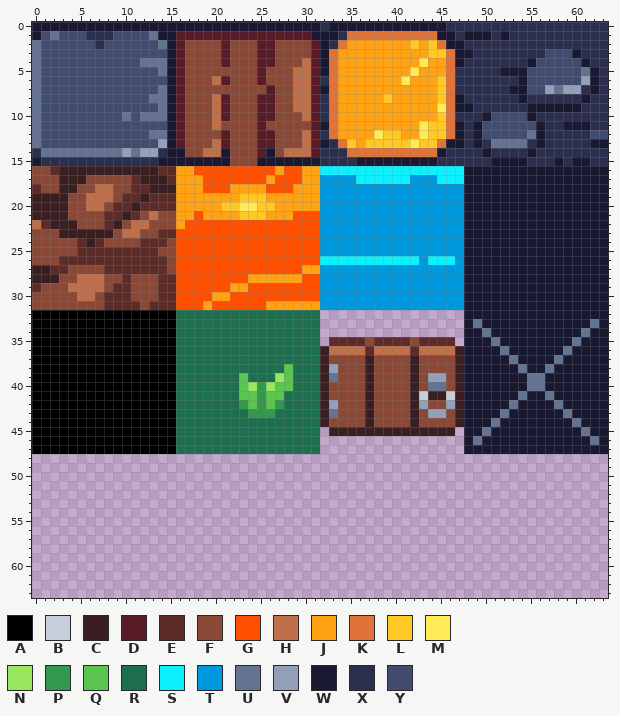
File history of a pixel-art sprite, core/assets/maps/tiles.png. That is the earlier state.
The file is 64x64 pixels.
Palette (. is transparent): A #000000  B #c7cfdd  C #391f21  D #571c27  E #5d2c28  F #8a4836  G #ff5000  H #bf6f4a  J #ffa214  K #e07438  L #ffc825  M #ffeb57  N #99e65f  P #33984b  Q #5ac54f  R #1e6f50  S #0cf1ff  T #0098dc  U #657392  V #92a1b9  W #1a1932  X #2a2f4e  Y #424c6e
Pixels before (only the part around the change), first column x 0:
28 CCCFFHHHFFEFFFEEGGGGGGGGJJJJJJGGTTTTTTTTT
29 EFFFHHHHFEEFFFEEGGGGGGJJGGGGGGGGTTTTTTTTT
30 FFFFFHHFEEEFFFEEGGGGJJGGGGGGGGGGTTTTTTTTT
31 FFFFFFFFEEEEFEEEGGGJGGGGGGJJJJJJTTTTTTTTT
32 AAAAAAAAAAAAAAAARRRRRRRRRRRRRRRR.........
33 AAAAAAAAAAAAAAAARRRRRRRRRRRRRRRR.........
34 AAAAAAAAAAAAAAAARRRRRRRRRRRRRRRR.........
35 AAAAAAAAAAAAAAAARRRRRRRRRRRRRRRR.EEEEFEEE
36 AAAAAAAAAAAAAAAARRRRRRRRRRRRRRRRCHHHHEHHH
37 AAAAAAAAAAAAAAAARRRRRRRRRRRRRRRRCFFFFCFFF
38 AAAAAAAAAAAAAAAARRRRRRRRRRRRQRRRCVFFFCFFF
39 AAAAAAAAAAAAAAAARRRRRRRQRRRNQRRRCUFFFCFFF
40 AAAAAAAAAAAAAAAARRRRRRRQNPNQQRRRCFFFFCFFF
41 AAAAAAAAAAAAAAAARRRRRRRQQPQQRRRRCFFFFCFFF
42 AAAAAAAAAAAAAAAARRRRRRRPQPQPRRRRCVFFFCFFF
43 AAAAAAAAAAAAAAAARRRRRRRRPPPRRRRRCUFFFCFFF
44 AAAAAAAAAAAAAAAARRRRRRRRRRRRRRRRCFFFFCFFF
45 AAAAAAAAAAAAAAAARRRRRRRRRRRRRRRR.CCCCCCCC
46 AAAAAAAAAAAAAAAARRRRRRRRRRRRRRRR.........
47 AAAAAAAAAAAAAAAARRRRRRRRRRRRRRRR.........
48 .........................................
49 .........................................
50 .........................................
51 .........................................
52 .........................................
53 .........................................
54 .........................................
55 .........................................
56 .........................................
57 .........................................
58 .........................................
59 .........................................
60 .........................................
61 .........................................
62 .........................................
63 .........................................
New version:
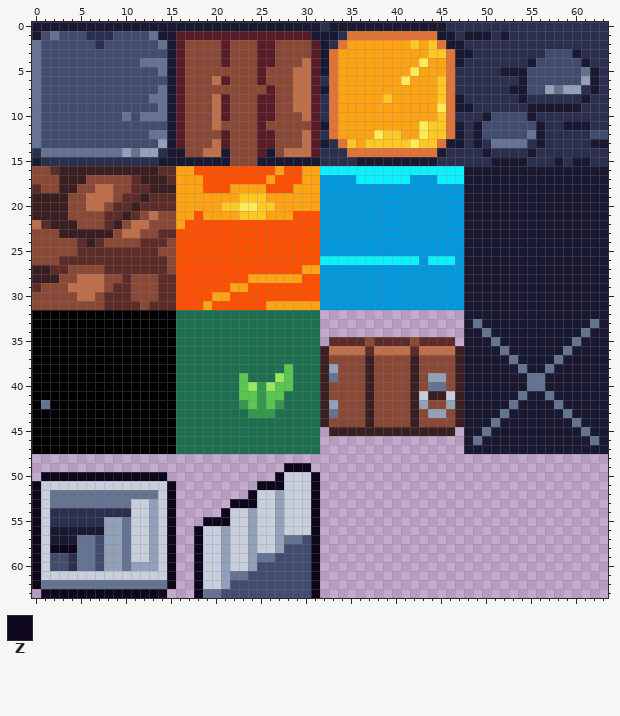
Colours new in this view: Z #0e071b
The exact change:
Changed rows in their new state; - is an unchanged pixel.
first column x 1:
42 U
first column x 0:
49 ----------------------------ZZZ-
50 -ZZZZZZZZZZZZZZ------------ZBBBZ
51 ZBBBBBBBBBBBBBBZ---------ZZZBBBZ
52 ZBUUUUUUUUUUUUBZ--------ZBBVBBBZ
53 ZBUUUUUUUUUBBVBZ------ZZZBBVBBBZ
54 ZBXXXXXXXXXBBVBZ-----ZBBVBBVBBBZ
55 ZBXXXXXXVVUBBVBZ---ZZZBBVBBVBBBZ
56 ZBWWWWWWVVUBBVBZ--ZBBVBBVBBVBBBZ
57 ZBWWWUUYVVUBBVBZ--ZBBVBBVBBVUUYZ
58 ZBZZZUUYVVUBBVBZ--ZBBVBBVBBVYYYZ
59 ZBYYXUUYVVUBBVBZ--ZBBVBBVUUYYYYZ
60 ZBYYXUUYVVUVVVBZ--ZBBVBBVYYYYYYZ
61 ZBBBBBBBBBBBBBBZ--ZBBVUUYYYYYYYZ
62 ZUUUUUUUUUUUUUUZ--ZBBVYYYYYYYYYZ
63 -ZZZZZZZZZZZZZZ---ZUUYYYYYYYYYYZ
Boxes around the changes in both pictures, in picture pixels (x1, y1, x2, y2):
changed: (41, 400, 50, 409)
added: (32, 463, 320, 598)
